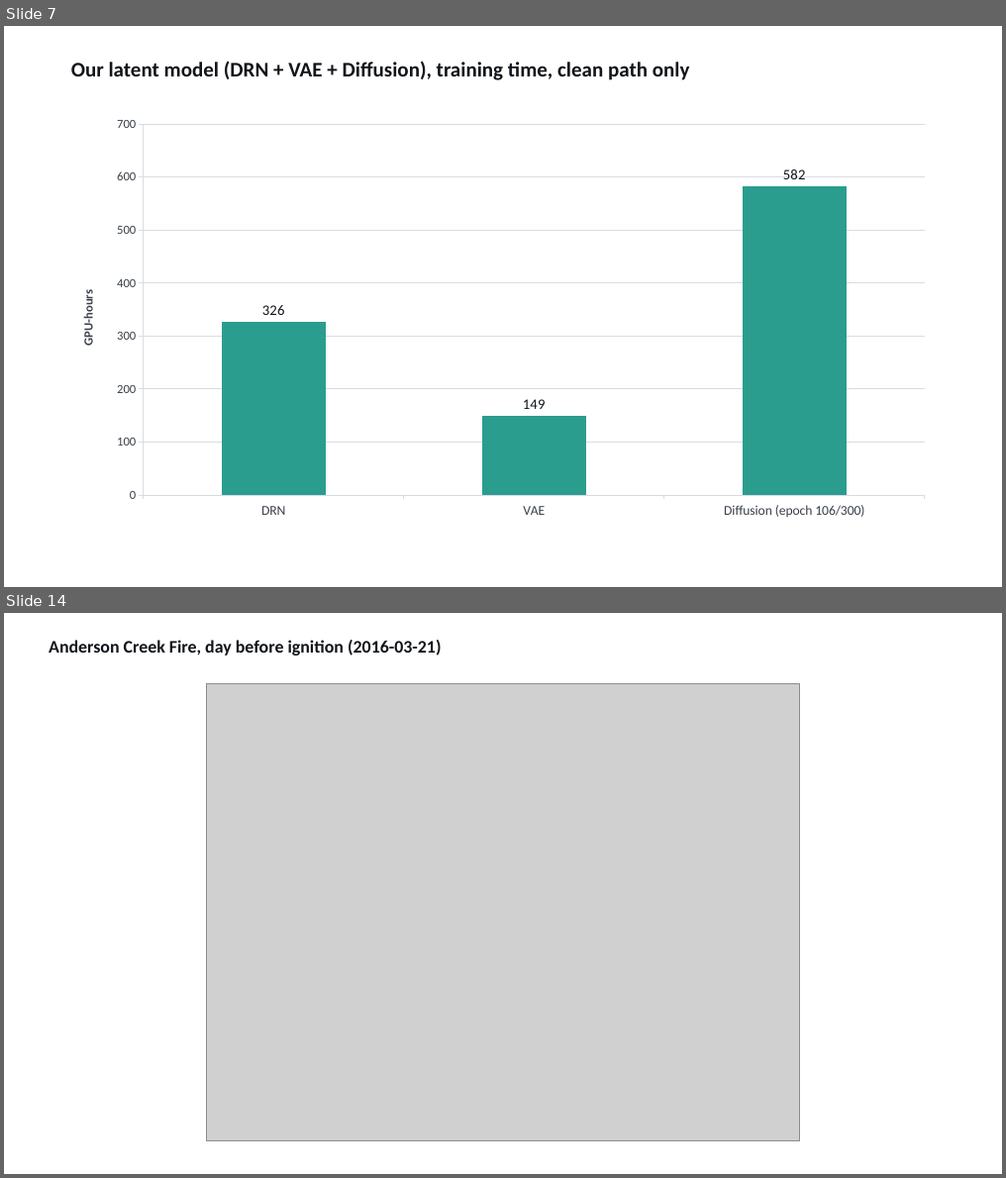
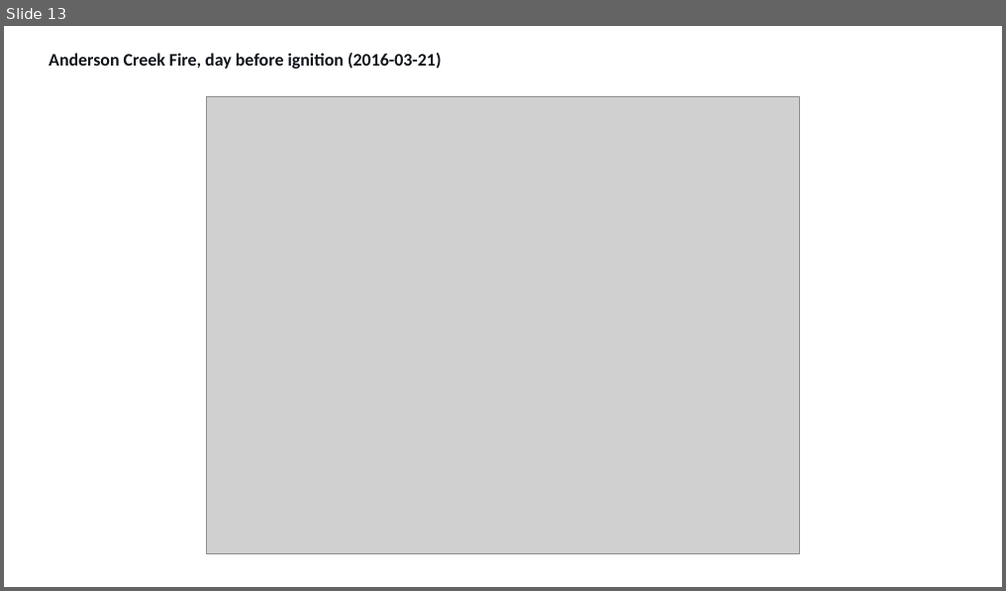
Before and after one commit to milhud/diffusion_downscaling_model, a slide deck: results/corrdiff_comparison/corrdiff_benchmark_slides.pptx. Shown one above the other, each under a label of ours: slides 7 and 14 before the commit, slide 13 after it; the slides between them are not shown. The pictures are 1006x1178 and 1006x591 pixels, drawn with LibreOffice and Linux fonts; fonts in the diff are those of the drawing; grey boxes stand for pictures. Boxes give left, top, right and bottom in pixels: in the first picture for what was removed or moved away, otherwise in the second. Text is boxed around its words. In the diff, an @@ line names an element or a change of style, - is before the commit and + after.

Commit message:
Swap accuracy to bar chart, training time to plain text, drop ratio-zoom slide
- Accuracy, all variables: bar chart instead of text bullets (that was
  backwards from what was asked -- bar chart for accuracy, plain text
  for training time).
- Training time (CorrDiff and ours): plain text slides instead of native
  pptx bar charts.
- Dropped the power-ratio zoomed slide entirely (scale/framing didn't
  read clearly) and the "raw view" wording from the remaining spectrum
  caption.
- Clarified "unrecorded crop locations" wording: CorrDiff's generate.py
  does not save which map location it ran on for each date, not just
  "unrecorded" with no explanation.
- Noted where the 6 comparison dates came from: random held-out
  test-year samples from scripts/run_generic_baselines.py (seed 0).

```diff
--- a/results/corrdiff_comparison/corrdiff_benchmark_slides.pptx
+++ b/results/corrdiff_comparison/corrdiff_benchmark_slides.pptx
@@ slide 7 removed at <box>4,26,1002,587</box>, background #FFFFFF @@
@@ text removed at <box>71,61,690,80</box> @@
-Our latent model (DRN + VAE + Diffusion), training time, clean path only
@@ column chart removed at <box>63,108,943,528</box> @@
-categories: DRN, VAE, Diffusion (epoch 106/300)
-Series 1: 326, 149, 582
@@ what was slide 14 is now slide 13 @@
```
Also in this commit, not shown: 8 slides changed, 2 slides added, 2 other slides removed, 7 other files.
